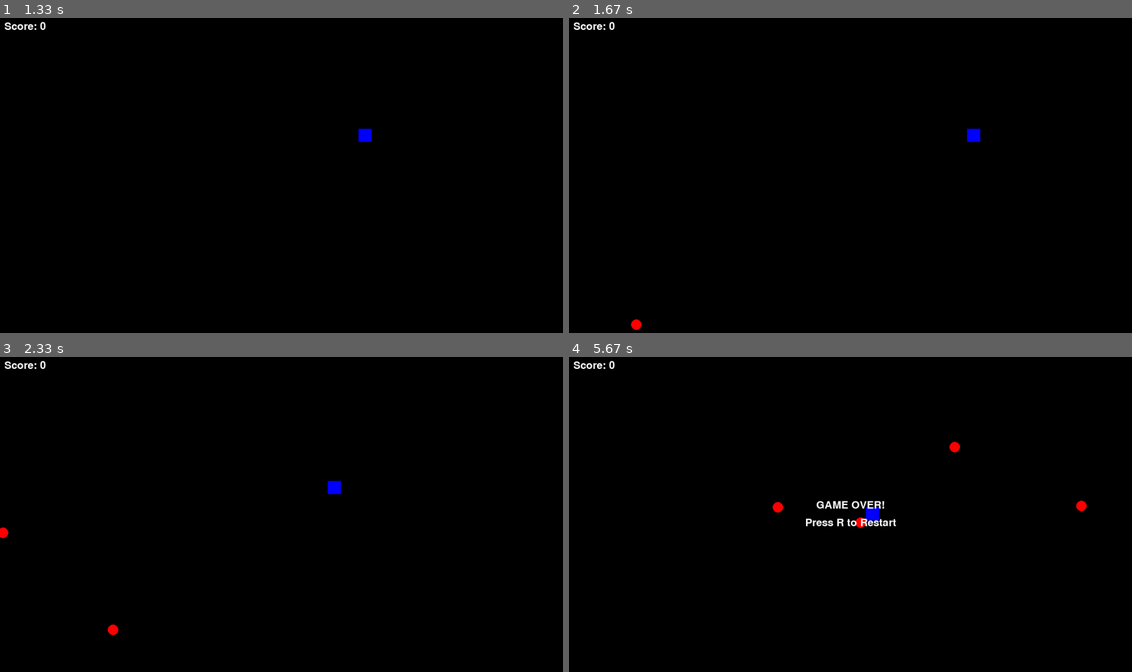
Above: before the commit, frames 1-4 (two rows, left to right).
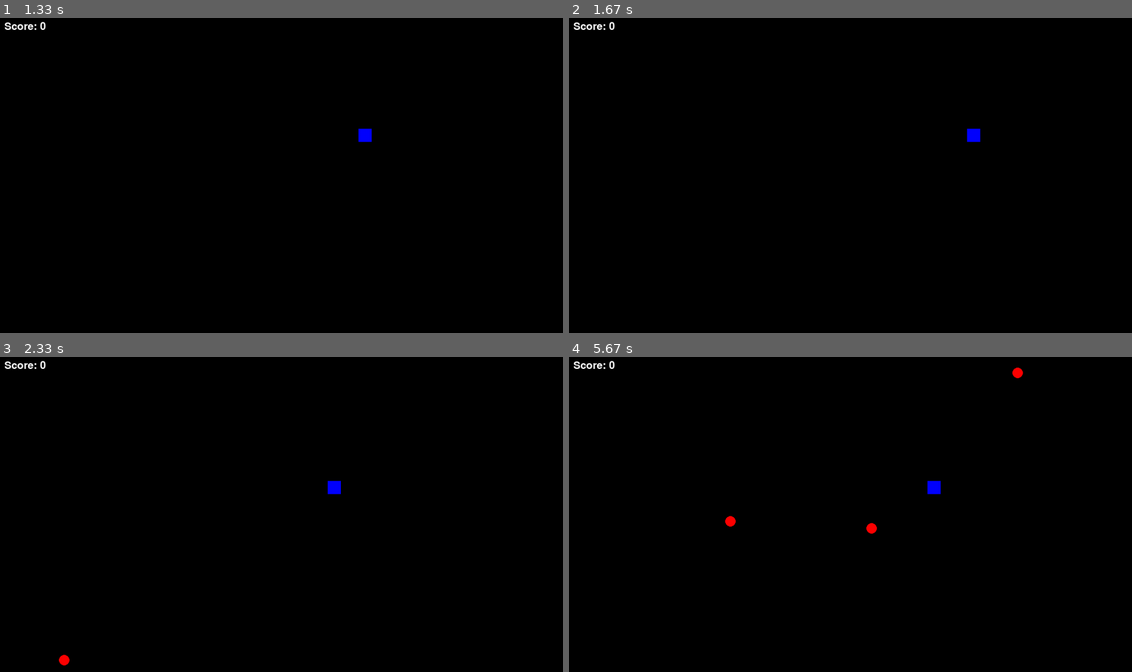
Above: after the commit, the same moments.

Repository: Konf1ic/Topdown_shooter_Pygamee
Game: pygame game, started from top_down_shooter.py
The game is run twice, just before and just after one commit, with the same random seed, the same clock (stepped at 60 frames per second) and the same inputs.
Inputs:
- Up to frame 1 (1.33 s): hold Right 0.33-0.8 s; hold Up 0.83-1.13 s; hold Right from 1.17 s (still down)
- Up to frame 2 (1.67 s): release Right at 1.63 s
- Up to frame 3 (2.33 s): hold Left 1.67-2.2 s; hold Down from 2.23 s (still down)
- Up to frame 4 (5.67 s): release Down at 2.53 s; hold Left 2.57-2.97 s; hold Up 3-3.37 s; hold Right 3.4-4.03 s; hold Down 4.07-4.43 s; hold Left 4.47-4.93 s; hold Right 4.97-5.43 s; hold Up from 5.47 s (still down)

Frame 1 is identical in both runs. In frame 2, less than 0.1% of the frame differs, in the area x 11-13%, y 95-100%; in frame 3, 0.2%; in frame 4, 1.0%, in the area x 27-92%, y 3-57%.

Commit message:
Make new enemy

Diff:
--- a/top_down_shooter.py
+++ b/top_down_shooter.py
@@ -6,10 +6,13 @@
 WIDTH, HEIGHT = 1280, 720 # Increased screen size
 FPS = 60
 PLAYER_SPEED = 5
-BULLET_SPEED = 5 # Bullet speed set to 5
-ENEMY_SPEED = 3 # Increased enemy speed
-ENEMY_SPAWN_RATE = 60  # Frames between enemy spawns (lower is faster)
+BULLET_SPEED = 7 # Bullet speed increased to 7
+ENEMY_SPEED = 3 # Increased enemy speed for red enemies
+GREEN_ENEMY_SPEED = 1.5 # Slower speed for green enemies
+ENEMY_SPAWN_RATE = 100  # Frames between enemy spawns (lower is faster)
 SCORE_PER_KILL = 10
+ENEMY_HEALTH = 1 # Health for normal red enemies
+GREEN_ENEMY_HEALTH = 2 # Double health for green enemies
 
 # --- Colors ---
 WHITE = (255, 255, 255)
@@ -95,11 +98,11 @@
         if not screen.get_rect().colliderect(self.rect):
             self.kill()
 
-# --- Enemy Class ---
+# --- Enemy Class (Red Circle) ---
 class Enemy(pygame.sprite.Sprite):
     def __init__(self):
         super().__init__()
-        # Create a circular enemy instead of a square
+        # Create a circular enemy
         self.image = pygame.Surface((25, 25), pygame.SRCALPHA) # SRCALPHA for transparency
         pygame.draw.circle(self.image, RED, (12, 12), 12) # Draw a red circle with radius 12, centered at (12,12)
         # Spawn enemy at a random edge of the screen
@@ -118,6 +121,7 @@
             y = random.randint(0, HEIGHT)
         self.rect = self.image.get_rect(center=(x, y))
         self.speed = ENEMY_SPEED
+        self.health = ENEMY_HEALTH # Assign health to the enemy
 
     def update(self):
         # Move towards the player
@@ -130,6 +134,42 @@
             self.rect.x += self.speed * (dx / dist)
             self.rect.y += self.speed * (dy / dist)
 
+# --- Green Enemy Class (Bigger, Slower, More Health) ---
+class EnemyGreen(pygame.sprite.Sprite):
+    def __init__(self):
+        super().__init__()
+        # Create a larger green circular enemy
+        self.image = pygame.Surface((40, 40), pygame.SRCALPHA) # Bigger size
+        pygame.draw.circle(self.image, GREEN, (20, 20), 20) # Green color, centered
+        # Spawn enemy at a random edge of the screen
+        side = random.choice(['top', 'bottom', 'left', 'right'])
+        if side == 'top':
+            x = random.randint(0, WIDTH)
+            y = -50
+        elif side == 'bottom':
+            x = random.randint(0, WIDTH)
+            y = HEIGHT + 50
+        elif side == 'left':
+            x = -50
+            y = random.randint(0, HEIGHT)
+        else: # right
+            x = WIDTH + 50
+            y = random.randint(0, HEIGHT)
+        self.rect = self.image.get_rect(center=(x, y))
+        self.speed = GREEN_ENEMY_SPEED # Slower speed
+        self.health = GREEN_ENEMY_HEALTH # Double health
+
+    def update(self):
+        # Move towards the player
+        player_center = player.rect.center
+        enemy_center = self.rect.center
+        dx = player_center[0] - enemy_center[0]
+        dy = player_center[1] - enemy_center[1]
+        dist = math.hypot(dx, dy)
+        if dist > 0:
+            self.rect.x += self.speed * (dx / dist)
+            self.rect.y += self.speed * (dy / dist)
+
 # --- Game Variables ---
 score = 0
 game_over = False
@@ -162,15 +202,24 @@
         # Spawn enemies
         enemy_spawn_timer += 1
         if enemy_spawn_timer >= ENEMY_SPAWN_RATE:
-            enemy = Enemy()
+            # Randomly choose which enemy to spawn (70% red, 30% green)
+            if random.random() < 0.7:
+                enemy = Enemy()
+            else:
+                enemy = EnemyGreen()
             all_sprites.add(enemy)
             enemies.add(enemy)
             enemy_spawn_timer = 0
 
         # Collision detection: Bullets vs. Enemies
-        hits = pygame.sprite.groupcollide(enemies, bullets, True, True)
-        for hit in hits:
-            score += SCORE_PER_KILL
+        # The first 'False' means enemies are not automatically removed on hit
+        hits = pygame.sprite.groupcollide(enemies, bullets, False, True)
+        for enemy_hit, bullet_hit_list in hits.items():
+            # Decrease health for each bullet that hit the enemy
+            enemy_hit.health -= len(bullet_hit_list)
+            if enemy_hit.health <= 0:
+                enemy_hit.kill() # Remove enemy if health is 0 or less
+                score += SCORE_PER_KILL # Add score only when enemy is truly killed
 
         # Collision detection: Player vs. Enemies
         player_hits = pygame.sprite.spritecollide(player, enemies, False) # False means enemy is not removed
